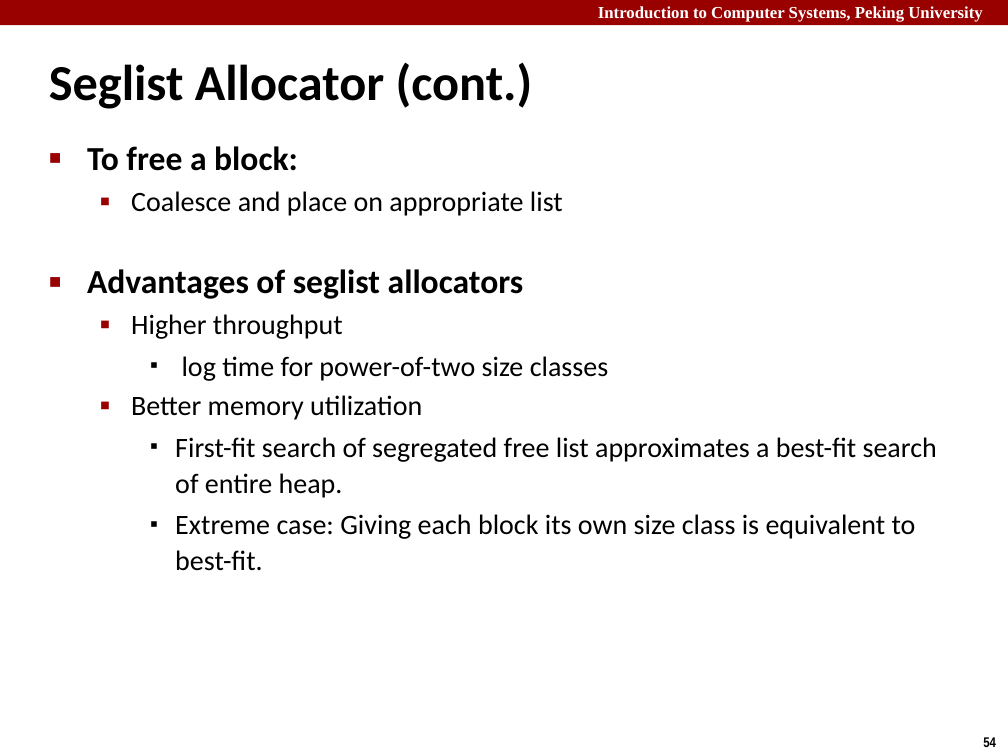
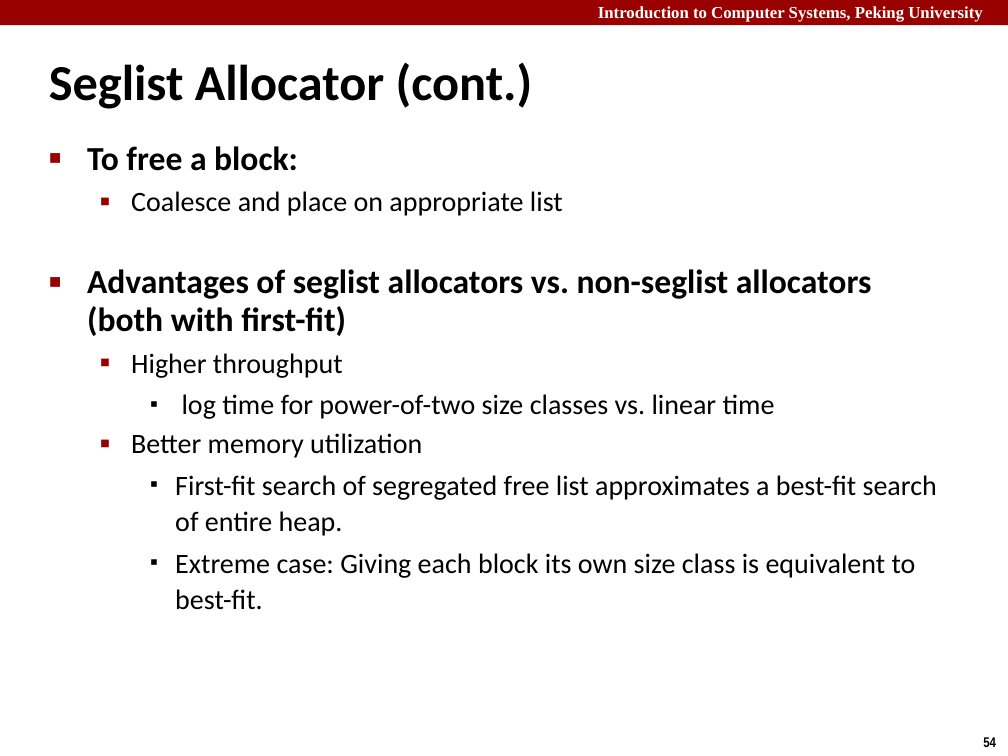
Before and after one commit to caodg/ics, a slide deck: slide 54 of slides/B07-DMM.pptx. Drawn at 1008x756 pixels with LibreOffice and Linux fonts; fonts in the diff are those of the drawing. Boxes give left, top, right and bottom in pixels: in the first picture for what was removed or moved away, otherwise in the second. Text is boxed around its words. In the diff, an @@ line names an element or a change of style, - is before the commit and + after.

```diff
--- a/slides/B07-DMM.pptx
+++ b/slides/B07-DMM.pptx
@@ text at bbox=[87, 269, 872, 336]: text changed @@
-■ Advantages of seglist allocators
+■ Advantages of seglist allocators vs. non-seglist allocators (both with first-fit)
@@ text at bbox=[182, 394, 775, 419]: text changed @@
-    ▪ log time for power-of-two size classes
+    ▪ log time for power-of-two size classes vs. linear time
```
Also in this commit, not shown: 4 other slides changed, 3 other files.
